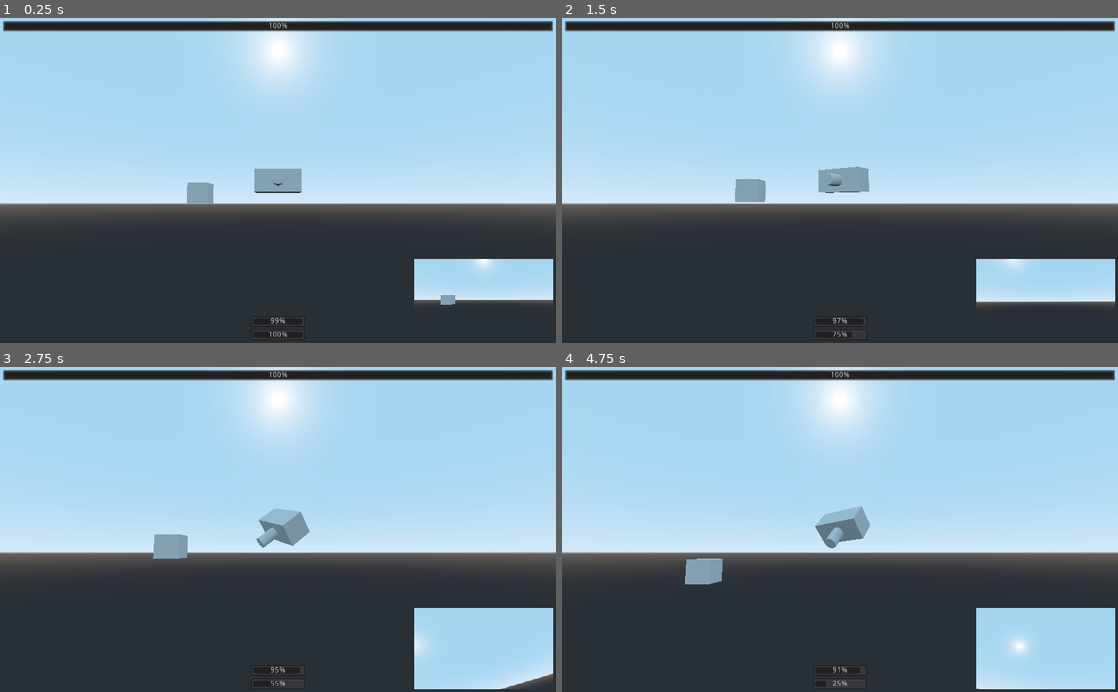
Above: before the commit, frames 1-4 (two rows, left to right).
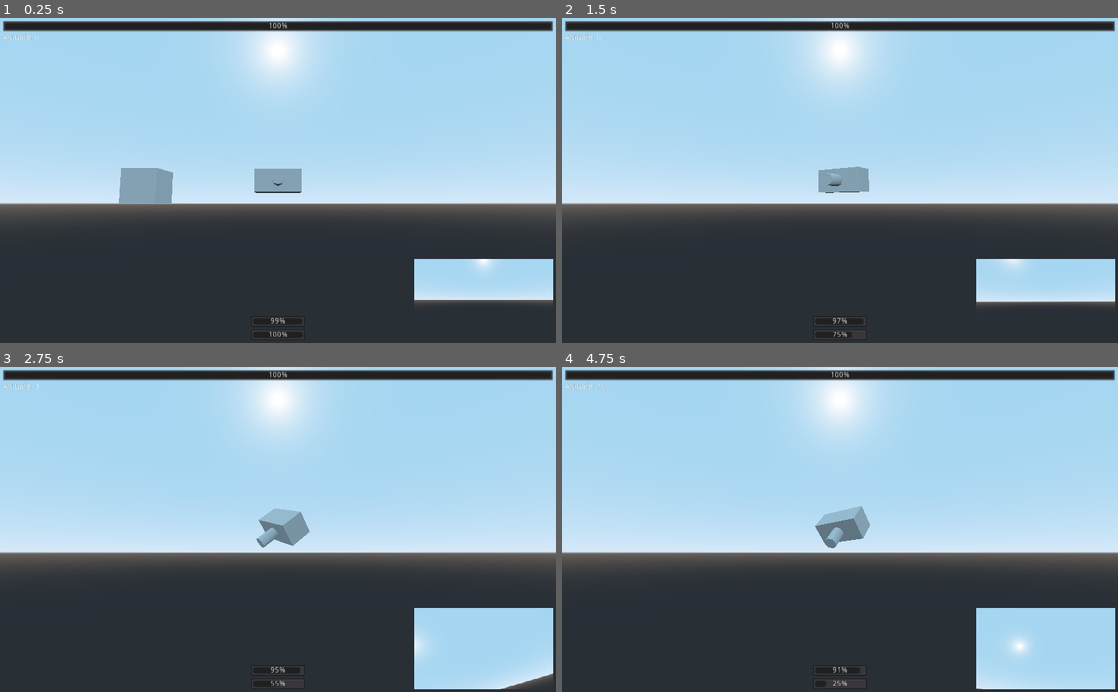
Above: after the commit, the same moments.

Repository: the-alex-g/Biplanes
Game: Godot game, scene res://Plane/PlaneHandler.tscn
Same seed, same stepped clock (60 frames per second), same inputs: the game is played once before the commit and once after it. This scene is started directly instead of the project's main scene.
Inputs:
- Up to frame 1 (0.25 s): no input
- Up to frame 2 (1.5 s): hold D (right) 0.53-1.28 s; hold Space (shoot) 0.53-1.28 s; hold S (down) from 1.28 s (still down); tap Space (shoot) at 1.35 s
- Up to frame 3 (2.75 s): release S (down) at 2.03 s; hold D (right) from 2.03 s (still down); hold Space (shoot) from 2.03 s (still down)
- Up to frame 4 (4.75 s): release D (right) at 2.78 s; release Space (shoot) at 2.78 s; hold Shift (thrust) 2.78-3.53 s; tap Space (shoot) at 2.85, 4.35 s; hold Space (shoot) 3.53-4.28 s; hold A (left) from 3.53 s (still down)

The runs differ from the first frame. In frame 1, 1.4% of the frame differs, in the area x 0-82%, y 4-89%; in frame 2, 0.4%; in frame 3, 0.5%; in frame 4, 0.6%.

Commit message:
Balance plane speed with gravity

Diff:
--- a/project/Plane/Biplane.gd
+++ b/project/Plane/Biplane.gd
@@ -8,14 +8,14 @@
 # turning speed in revolutions per second
 export var turn_speed := 0.8
 export var roll_speed := 2.0
-export var flight_speed := 2.0
-export var lift_factor := 1.0
+export var flight_speed := 40.0
+export (float, 0.0, 0.9) var lift_factor := 0.5
 export var gravity := 20.0
 export var accel_factor := 1.5
 export var deaccel_factor := 1.0
 export var secs_fuel := 60.0
 export var ammo := 20
-export var max_speed := 3.0
+export var max_speed := 60.0
 export var reload_time := 0.2
 export var gravity_mitigation := 19.0
 # damage per shot. Hah.
@@ -37,9 +37,9 @@
 
 	if Input.is_action_pressed("thrust" + player_id) and secs_fuel > 0:
 		if _actual_speed < max_speed:
-			_actual_speed += delta * accel_factor
+			_actual_speed += delta * accel_factor * (max_speed - flight_speed)
 	elif _actual_speed > flight_speed:
-		_actual_speed -= delta * deaccel_factor
+		_actual_speed -= delta * deaccel_factor * (max_speed - flight_speed) / 2
 
 	if Input.is_action_pressed("shoot" + player_id) and _can_shoot and ammo > 0:
 		_shoot()
@@ -51,7 +51,7 @@
 	rotate_object_local(Vector3.FORWARD, _rotation_inertia.z * delta)
 
 	# I don't know why this works, but it does. https://www.reddit.com/r/godot/comments/g4d232/how_to_get_a_kinematicbody_to_move_in_its_local/
-	var movement_vector := transform.basis.xform(Vector3(0, lift_factor, -1).normalized()) * _actual_speed
+	var movement_vector := transform.basis.xform(Vector3(0, lift_factor, -1)) * _actual_speed
 	# the gravity mitigation is for ease of flight.
 	movement_vector.y -= (gravity - gravity_mitigation)
 
@@ -82,7 +82,7 @@
 		_rotation_inertia.y += pitch * delta * accel_factor * percent_total_speed
 
 	if roll == 0 and _rotation_inertia.z != 0:
-		_rotation_inertia.z -= delta * sign(_rotation_inertia.z) * deaccel_factor * roll_speed / turn_speed
+		_rotation_inertia.z -= delta * sign(_rotation_inertia.z) * deaccel_factor * roll_speed / turn_speed * 2
 		if abs(_rotation_inertia.z) < 0.05:
 			_rotation_inertia.z = 0
 	elif roll != 0 and abs(_rotation_inertia.z) < roll_speed:
--- a/project/Plane/Biplane.tscn
+++ b/project/Plane/Biplane.tscn
@@ -9,8 +9,8 @@
 
 [node name="Biplane" type="KinematicBody"]
 script = ExtResource( 1 )
-lift_factor = 0.5
 deaccel_factor = 1.1
+gravity_mitigation = 0.0
 
 [node name="CollisionShape" type="CollisionShape" parent="."]
 shape = SubResource( 1 )
--- a/project/Plane/PlaneHUD.gd
+++ b/project/Plane/PlaneHUD.gd
@@ -4,6 +4,7 @@
 onready var _fuel_bar : ProgressBar = $Control/FuelBar
 onready var _ammo_bar : ProgressBar = $Control/AmmoBar
 onready var _health_bar : ProgressBar = $Control/HealthBar
+onready var _altitude_label : Label = $Control/Altitude
 
 
 func _on_PlaneHandler_update_pilot_view(texture:ViewportTexture)->void:
@@ -20,3 +21,7 @@
 
 func _on_PlaneHandler_update_health(value:float)->void:
 	_health_bar.value = value
+
+
+func _on_PlaneHandler_update_altitude(value:float)->void:
+	_altitude_label.text = "Altitude: " + str(floor(value / 5))
--- a/project/Plane/PlaneHUD.tscn
+++ b/project/Plane/PlaneHUD.tscn
@@ -55,3 +55,10 @@
 max_value = 10.0
 step = 1.0
 value = 10.0
+
+[node name="Altitude" type="Label" parent="Control"]
+margin_left = 5.0
+margin_top = 30.0
+margin_right = 40.0
+margin_bottom = 14.0
+text = "Altitude: "
--- a/project/Plane/PlaneHandler.gd
+++ b/project/Plane/PlaneHandler.gd
@@ -2,6 +2,7 @@
 extends Spatial
 
 signal update_pilot_view(texture)
+signal update_altitude(value)
 signal update_fuel(value)
 signal update_ammo(value)
 signal update_health(value)
@@ -17,6 +18,10 @@
 var player_id : int setget _set_player_id
 
 
+func _ready()->void:
+	_plane.translation.x = 10 * player_id
+
+
 func _process(_delta:float)->void:
 	_camera.translation = Vector3(
 		_plane.translation.x,
@@ -25,6 +30,7 @@
 	)
 	_camera.rotation.x = -atan(camera_vertical_offset / camera_distance_from_plane)
 	emit_signal("update_pilot_view", _pilot_viewport.get_texture())
+	emit_signal("update_altitude", _get_plane_position().y)
 
 
 func _get_plane_position()->Vector3:
--- a/project/Plane/PlaneHandler.tscn
+++ b/project/Plane/PlaneHandler.tscn
@@ -15,13 +15,13 @@
 render_target_v_flip = true
 
 [node name="Biplane" parent="PilotViewport" instance=ExtResource( 1 )]
-gravity = 20.0
 
 [node name="PlaneHUD" parent="." instance=ExtResource( 3 )]
 
 [node name="CSGBox" type="CSGBox" parent="."]
 transform = Transform( 1, 0, 0, 0, 1, 0, 0, 0, 1, -7.77676, 0, -13.8669 )
 
+[connection signal="update_altitude" from="." to="PlaneHUD" method="_on_PlaneHandler_update_altitude"]
 [connection signal="update_ammo" from="." to="PlaneHUD" method="_on_PlaneHandler_update_ammo"]
 [connection signal="update_fuel" from="." to="PlaneHUD" method="_on_PlaneHandler_update_fuel"]
 [connection signal="update_health" from="." to="PlaneHUD" method="_on_PlaneHandler_update_health"]
